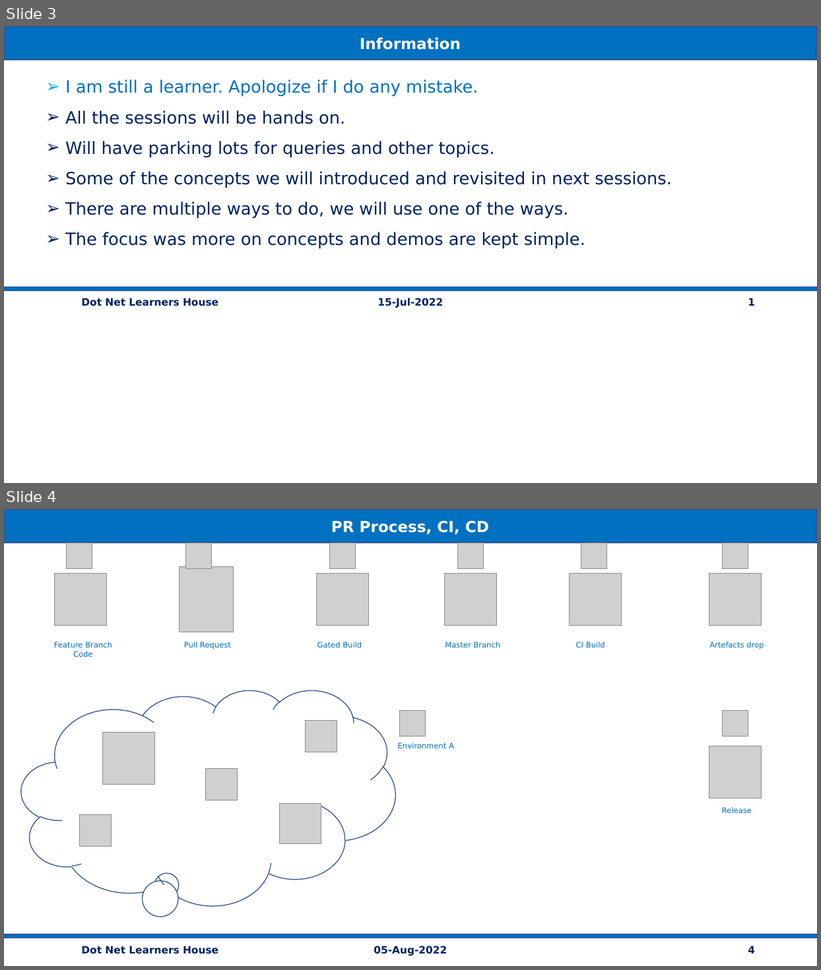
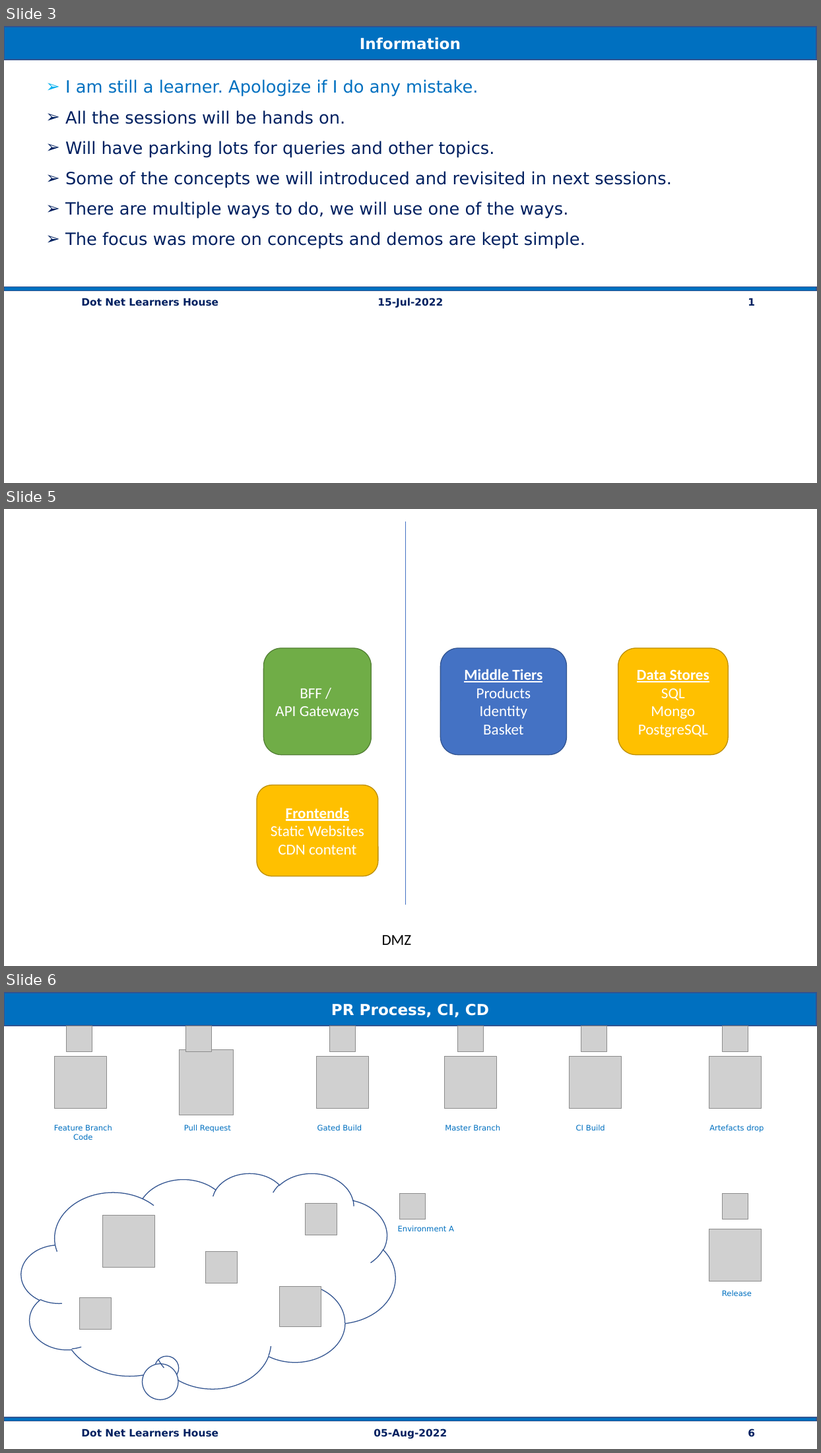
Before and after one commit to vishipayyallore/eshop-main, a slide deck: Documentation/Architecture.pptx. Shown one above the other, each under a label of ours: slides 3 and 4 before the commit, slides 3, 5 and 6 after it; the slides between them are not shown. The pictures are 821x970 and 821x1453 pixels, drawn with LibreOffice and Linux fonts; fonts in the diff are those of the drawing; grey boxes stand for pictures. Boxes give left, top, right and bottom in pixels: in the first picture for what was removed or moved away, otherwise in the second. Text is boxed around its words. In the diff, an @@ line names an element or a change of style, - is before the commit and + after.

```diff
--- a/Documentation/Architecture.pptx
+++ b/Documentation/Architecture.pptx
@@ slide 5 added at bbox=[4, 509, 817, 966], background #FFFFFF @@
@@ line added from (405, 521) to (405, 905), #4472C4 0.5 pt @@
@@ rounded rectangle added at bbox=[264, 648, 371, 755], fill #70AD47, outline #538035 1 pt, 18 pt, text #FFFFFF @@
+BFF /
+API Gateways
@@ rounded rectangle added at bbox=[441, 648, 567, 755], fill #4472C4, outline #325491 1 pt, 18 pt, text #FFFFFF @@
+Middle Tiers
+Products
+Identity
+Basket
@@ rounded rectangle added at bbox=[618, 648, 728, 755], fill #FFC000, outline #BD8E00 1 pt, 18 pt, text #FFFFFF @@
+Data Stores
+SQL
+Mongo
+PostgreSQL
@@ rounded rectangle added at bbox=[257, 786, 378, 877], fill #FFC000, outline #BD8E00 1 pt, 18 pt, text #FFFFFF @@
+Frontends
+Static Websites
+CDN content
@@ text added at bbox=[382, 935, 412, 945], 18 pt, text #000000 @@
+DMZ
@@ what was slide 4 is now slide 6 @@
@@ page number at bbox=[748, 1429, 755, 1438]: text changed @@
-4
+6
```
Also in this commit, not shown: 2 other slides added, 4 other files.
